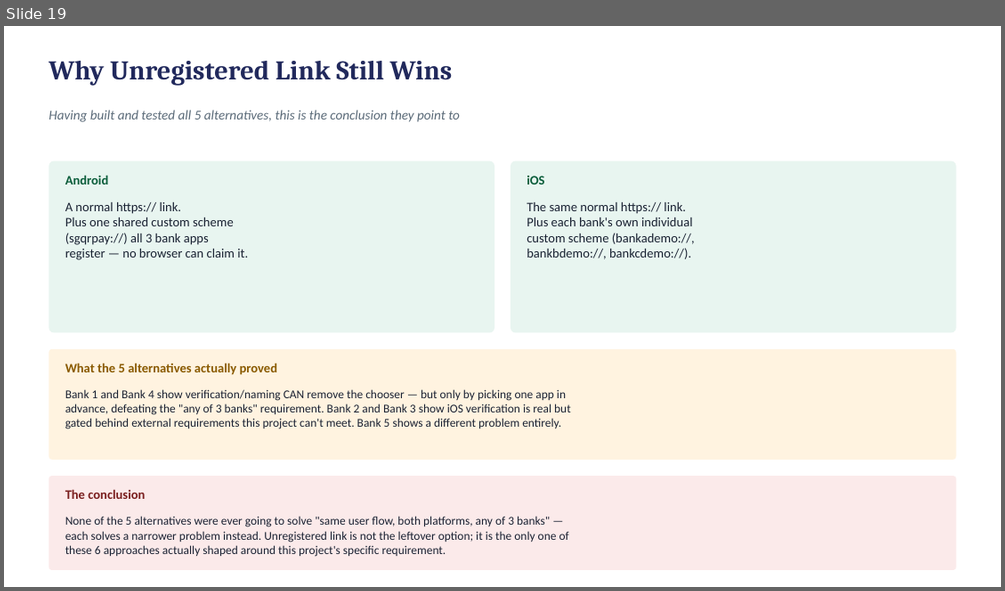
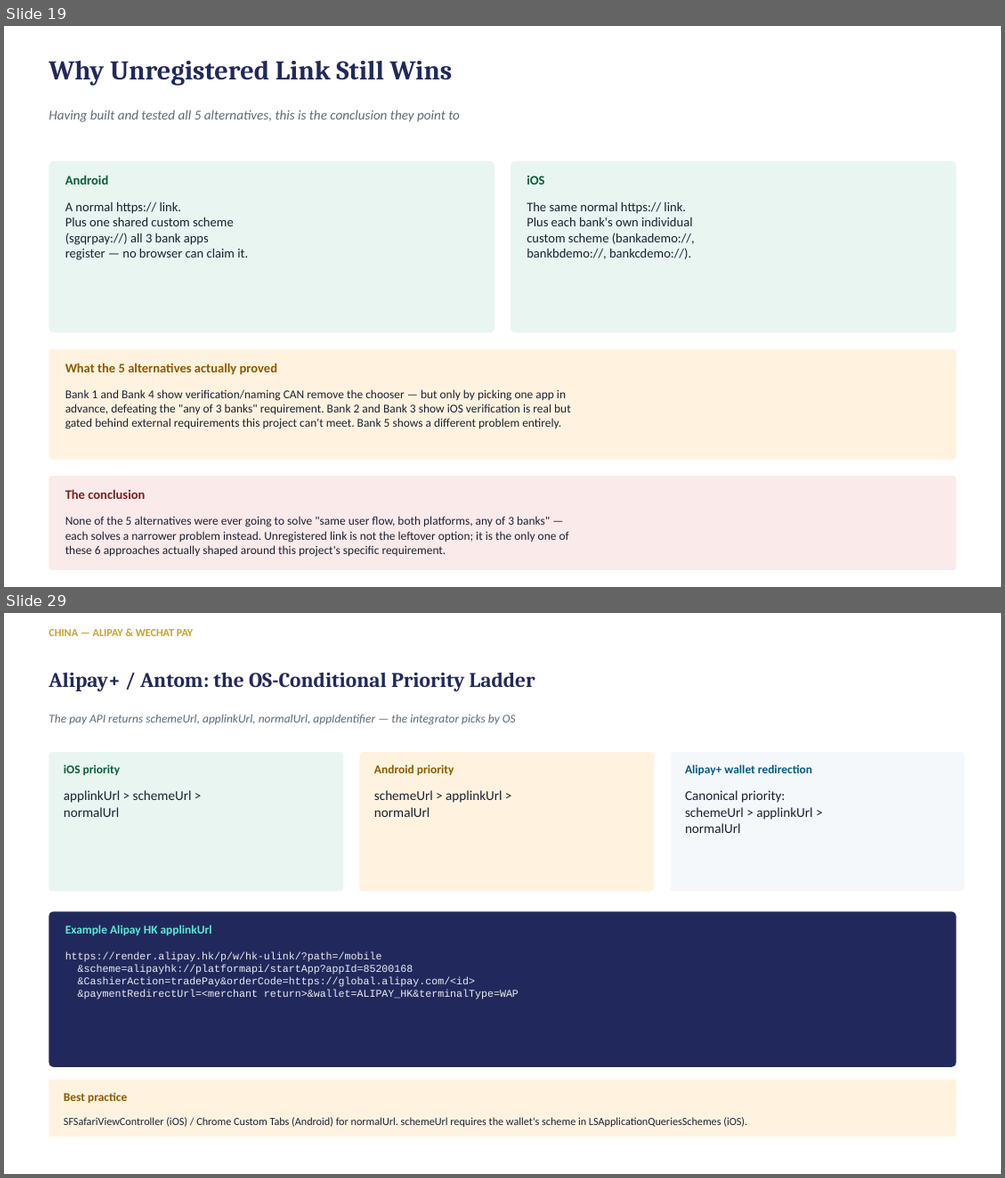
Before and after one commit to deandrehaijielim-commits/sgqr-deep-link-demo, a slide deck: SGQR_Deep_Linking_Simulation.pptx. Shown one above the other, each under a label of ours: slide 19 before the commit, slides 19 and 29 after it; the slides between them are not shown. The pictures are 1005x591 and 1005x1178 pixels, drawn with LibreOffice and Linux fonts; fonts in the diff are those of the drawing. Boxes give left, top, right and bottom in pixels: in the first picture for what was removed or moved away, otherwise in the second. Text is boxed around its words. In the diff, an @@ line names an element or a change of style, - is before the commit and + after.

Commit message:
Add 33-slide technical reference section on real-world national payment systems
Sourced from the uploaded report: DuitNow (Malaysia), Alipay+WeChat (China), UPI
(India, incl. UPI Meta policy watch), Pix (Brazil), and Tazapay, plus a
cross-system comparison, security considerations, recommendations, and caveats.
Highlights direct parallels to this project's own methods (UPI's Intent.createChooser
= Bank chooser flow, setPackage() = Bank 4, Pix's rejected pix:// scheme = the
unregistered-link conclusion).

```diff
--- a/SGQR_Deep_Linking_Simulation.pptx
+++ b/SGQR_Deep_Linking_Simulation.pptx
@@ slide 29 added at bbox=[4, 613, 1001, 1174], background #FFFFFF @@
@@ text added at bbox=[48, 629, 193, 636], 10.5 pt, text #C9A227, bold @@
+CHINA — ALIPAY & WECHAT PAY
@@ text added at bbox=[48, 672, 535, 691], 20 pt, text #21295C, bold @@
+Alipay+ / Antom: the OS-Conditional Priority Ladder
@@ text added at bbox=[48, 714, 516, 725], 11.5 pt, text #5B6B79, italic @@
+The pay API returns schemeUrl, applinkUrl, normalUrl, appIdentifier — the integrator picks by OS
@@ rounded rectangle added at bbox=[48, 752, 343, 892], fill #E8F5F0 @@
@@ text added at bbox=[64, 764, 121, 775], 11.5 pt, text #0B5D3B, bold @@
+iOS priority
@@ rounded rectangle added at bbox=[360, 752, 655, 892], fill #FFF3E0 @@
@@ text added at bbox=[374, 764, 454, 775], 11.5 pt, text #8A5A00, bold @@
+Android priority
@@ rounded rectangle added at bbox=[671, 752, 965, 892], fill #F5F8FA @@
@@ text added at bbox=[685, 764, 812, 775], 11.5 pt, text #065A82, bold @@
+Alipay+ wallet redirection
@@ text added at bbox=[64, 790, 192, 817], 13 pt, text #1A2233 @@
+applinkUrl > schemeUrl >
+normalUrl
@@ text added at bbox=[374, 790, 502, 817], 13 pt, text #1A2233 @@
+schemeUrl > applinkUrl >
+normalUrl
@@ text added at bbox=[685, 790, 812, 833], 13 pt, text #1A2233 @@
+Canonical priority:
+schemeUrl > applinkUrl >
+normalUrl
@@ rounded rectangle added at bbox=[48, 911, 956, 1067], fill #21295C @@
@@ text added at bbox=[65, 925, 212, 935], 11.5 pt, text #5EEAD4, bold @@
+Example Alipay HK applinkUrl
@@ text added at bbox=[65, 952, 518, 999], 10 pt, text #E8ECEF @@
+https://render.alipay.hk/p/w/hk-ulink/?path=/mobile
+&scheme=alipayhk://platformapi/startApp?appId=85200168
+&CashierAction=tradePay&orderCode=https://global.alipay.com/<id>
+&paymentRedirectUrl=<merchant return>&wallet=ALIPAY_HK&terminalType=WAP
@@ rounded rectangle added at bbox=[48, 1078, 956, 1136], fill #FFF3E0 @@
@@ text added at bbox=[64, 1092, 127, 1103], 11.5 pt, text #8A5A00, bold @@
+Best practice
@@ text added at bbox=[64, 1117, 747, 1127], 10.5 pt, text #1A2233 @@
+SFSafariViewController (iOS) / Chrome Custom Tabs (Android) for normalUrl. schemeUrl requires the wallet's scheme in LSApplicationQueriesSchemes (iOS).
```
Also in this commit, not shown: 32 other slides added.
